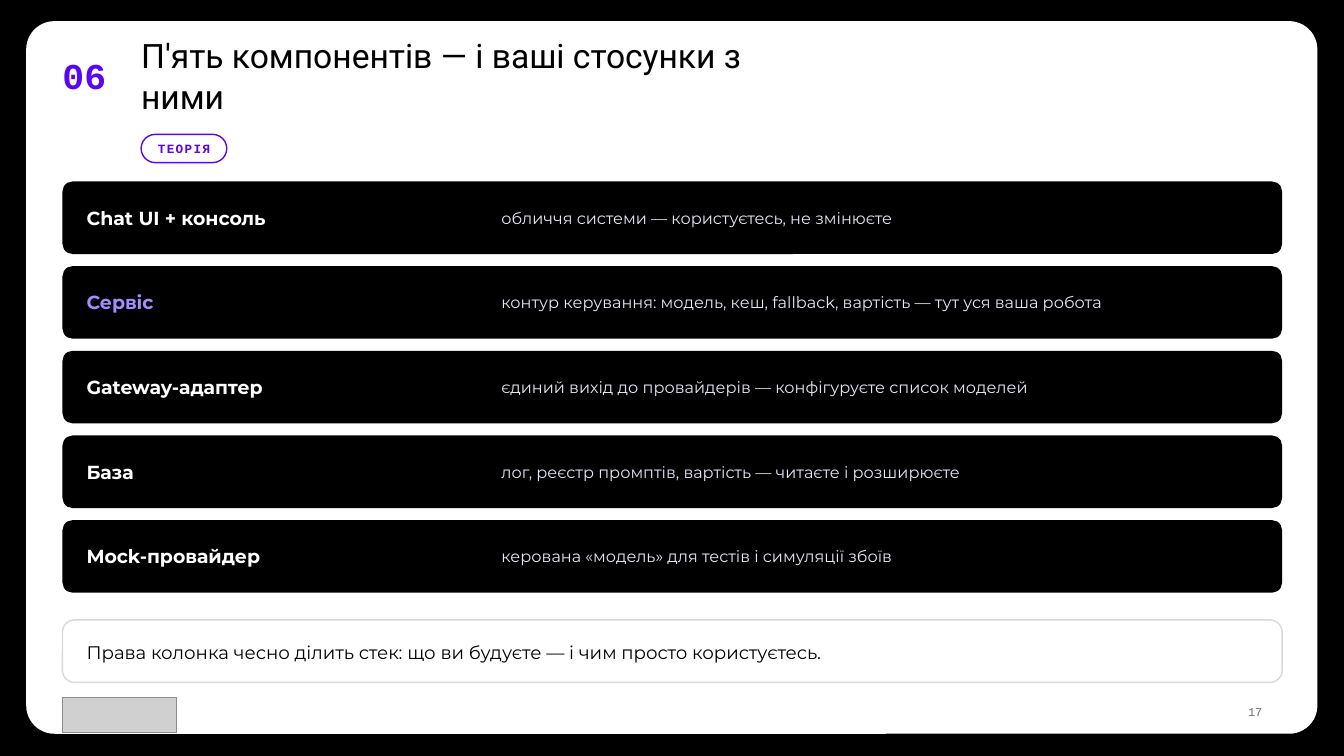
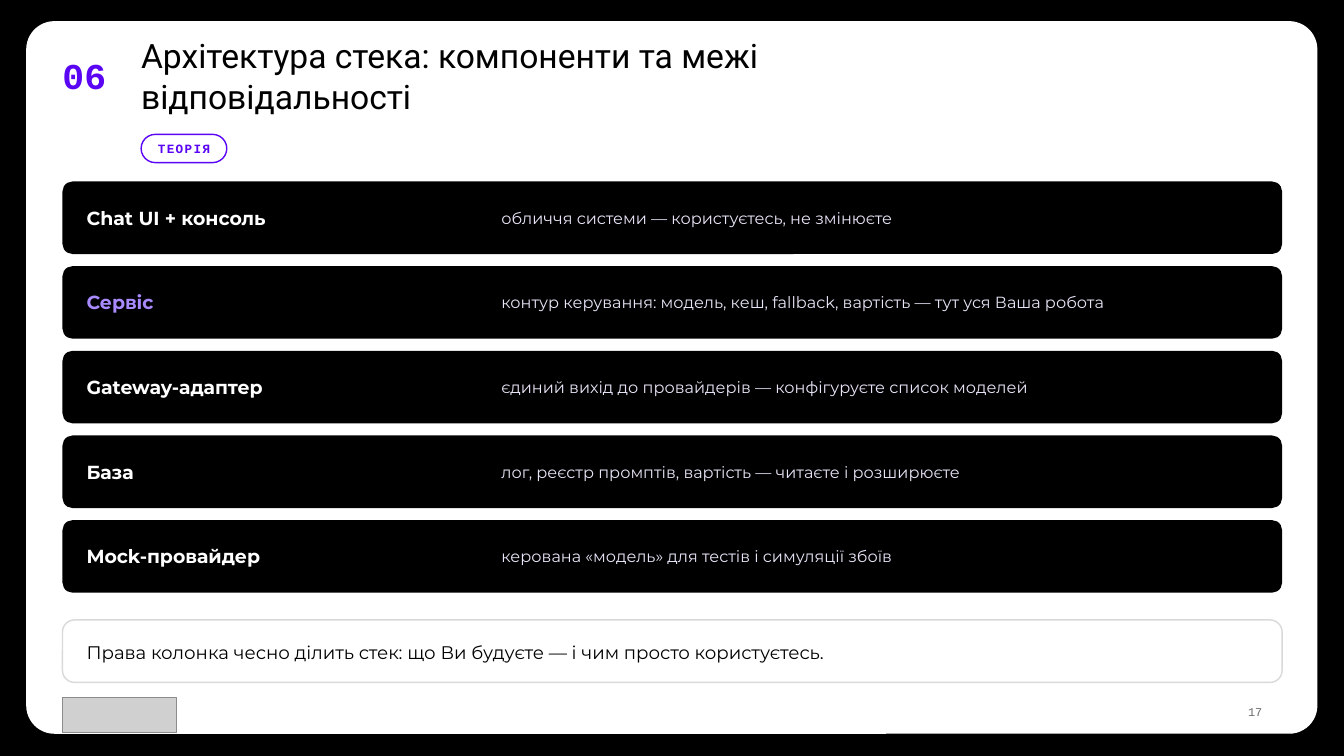
Before and after one commit to TarasFedorenkoFTV/llmops-bootcamp, a slide deck: slide 17 of docs/decks/L01.pptx. Drawn at 1344x756 pixels with LibreOffice and Linux fonts; fonts in the diff are those of the drawing; grey boxes stand for pictures; background and template pictures are left out. Boxes give left, top, right and bottom in pixels: in the first picture for what was removed or moved away, otherwise in the second. Text is boxed around its words. In the diff, an @@ line names an element or a change of style, - is before the commit and + after.

```diff
--- a/docs/decks/L01.pptx
+++ b/docs/decks/L01.pptx
@@ text at (141,43,758,115): text changed @@
-П'ять компонентів — і ваші стосунки з ними
+Архітектура стека: компоненти та межі відповідальності
@@ text at (501,296,1104,311): text changed @@
-контур керування: модель, кеш, fallback, вартість — тут уся ваша робота
+контур керування: модель, кеш, fallback, вартість — тут уся Ваша робота
@@ text at (87,645,824,663): text changed @@
-Права колонка чесно ділить стек: що ви будуєте — і чим просто користуєтесь.
+Права колонка чесно ділить стек: що Ви будуєте — і чим просто користуєтесь.
```
Also in this commit, not shown: 21 other slides changed, 50 other files.
